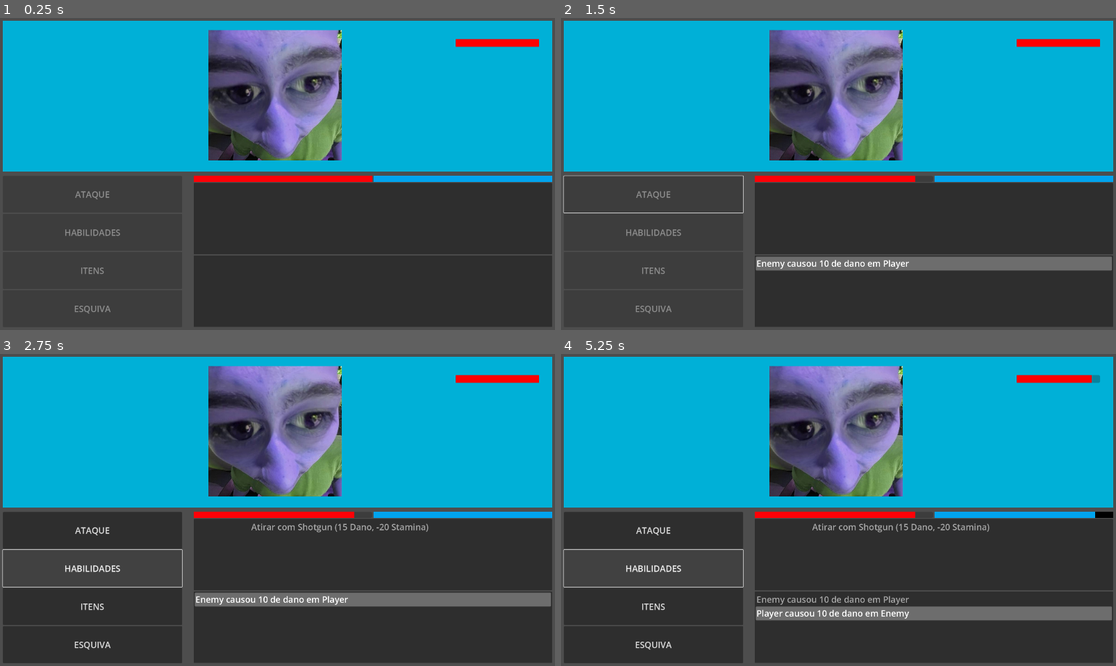
Above: before the commit, frames 1-4 (two rows, left to right).
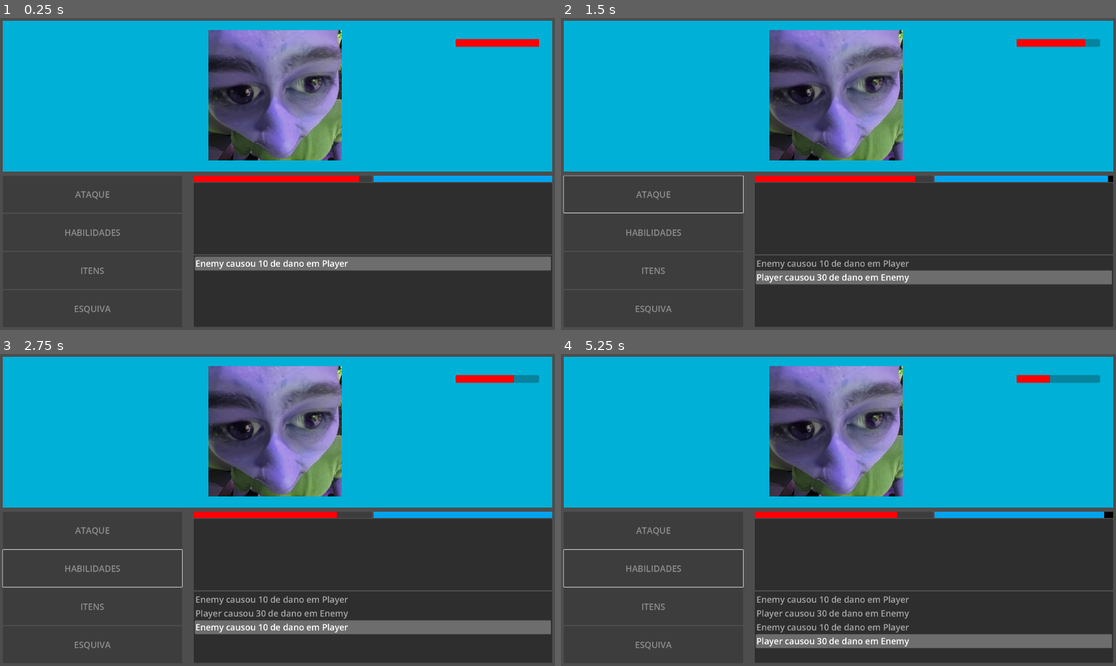
Above: after the commit, the same moments.

Repository: victor-inacio/Prototype-Macro-02
Game: Godot game, scene res://UI.tscn
Same seed, same stepped clock (60 frames per second), same inputs: the game is played once before the commit and once after it.
Inputs (mouse positions are in pixels of both pictures, inside the frame that each line leads up to):
- Up to frame 1 (0.25 s): no input
- Up to frame 2 (1.5 s): tap Enter at 0.5 s; move the mouse to (960, 158) at 0.52 s; click (655, 195) at 1.25 s, where only the run after the commit has a clickable "ATAQUE"
- Up to frame 3 (2.75 s): click (94, 569) at 2 s, where only the run before the commit has a clickable "HABILIDADES"
- Up to frame 4 (5.25 s): click (655, 606) at 2.75 s, where only the run before the commit has a clickable "ITENS"; click "ESQUIVA" at 3.5 s; click "ATAQUE" at 4.25 s; click (655, 569) at 5 s, where only the run before the commit has a clickable "HABILIDADES"

The runs differ from the first frame. In frame 1, 2.9% of the frame differs, in the area x 35-100%, y 50-81%; in frame 2, 5.7%; in frame 3, 6.7%; in frame 4, 6.8%, in the area x 11-100%, y 6-95%.

Commit message:
update

Diff:
--- a/Character.gd
+++ b/Character.gd
@@ -5,7 +5,8 @@
 var stamina: int = 100:
 	set(val):
 		if (val > stamina):
-			on_action.emit("%s recuperou %d de stamina" % [name, val - life])
+			pass
+			#on_action.emit("%s recuperou %d de stamina" % [name, val - life])
 		stamina = val
 		if (val > 100):
 			stamina = 100
--- a/FightManager.gd
+++ b/FightManager.gd
@@ -9,13 +9,11 @@
 signal fighter_changed
 signal toggle_turned
 
-
 @export
 var player: Player
 
 @export
 var enemy: Enemy
-
 
 var current_fighter: Character:
 	set(val):
@@ -28,17 +26,22 @@
 	current_fighter = curr_fighter
 
 func _handle_fighter_changed(val: Character):
-
 	if (val is Player):
 		pass
 	else:
-		await get_tree().create_timer(1).timeout
 		enemy.play(player)
 
 
 func _toggle_turn():
 
 	var last_fighter = current_fighter
+
+	if (last_fighter.life <= 0):
+		if (last_fighter is Player):
+			get_tree().change_scene_to_file("res://lose.tscn")
+		else:
+			get_tree().change_scene_to_file("res://won.tscn")
+
 
 	if (current_fighter is Player):
 		current_fighter = enemy
@@ -48,12 +51,14 @@
 
 func _handle_character_play(character: Character):
 	await get_tree().create_timer(1).timeout
+
+	if (character is Player):
+		character.stamina += 5
+
 	_toggle_turn()
-
 
 func _on_player_played(player: Player):
 	_handle_character_play(player)
 
-
 func _on_enemy_played(enemy: Enemy):
 	_handle_character_play(enemy)
--- a/Player.gd
+++ b/Player.gd
@@ -21,12 +21,12 @@
 			if (stamina - stamina_to_use <= 0):
 				not_enough_stamina.emit()
 				return
-			var damage = 10
+			var damage = 30
 			if (buffed > 0):
 				damage += 10
 				buffed -= 1
 			enemy.take_damage(self, damage)
-			stamina -= 10
+			stamina -= 5
 		Mode.ITEM:
 			match (what):
 				"Monster (+10 Stamina)":
--- a/UI.tscn
+++ b/UI.tscn
@@ -156,6 +156,7 @@
 
 [node name="Texter" type="ItemList" parent="MarginContainer/VBoxContainer/HBoxContainer2/VBoxContainer/VBoxContainer"]
 custom_minimum_size = Vector2(2.08165e-12, 2.08165e-12)
+layout_direction = 2
 layout_mode = 2
 size_flags_vertical = 3
 theme_override_font_sizes/font_size = 30
--- a/UIManager.gd
+++ b/UIManager.gd
@@ -196,11 +196,7 @@
 func _on_player_on_action(action: String):
 	_add_to_texter(action)
 	_disable_all()
-	await get_tree().create_timer(0.5).timeout
-	_enable_all()
 
 func _on_enemy_on_action(action: String):
 	_add_to_texter(action)
 	_disable_all()
-	await get_tree().create_timer(0.5).timeout
-	_enable_all()
--- /dev/null
+++ b/lose.tscn
@@ -0,0 +1,23 @@
+[gd_scene format=3 uid="uid://ch8tdg3i88jwx"]
+
+[node name="Control" type="Control"]
+layout_mode = 3
+anchors_preset = 15
+anchor_right = 1.0
+anchor_bottom = 1.0
+grow_horizontal = 2
+grow_vertical = 2
+
+[node name="CenterContainer" type="CenterContainer" parent="."]
+layout_mode = 1
+anchors_preset = 15
+anchor_right = 1.0
+anchor_bottom = 1.0
+grow_horizontal = 2
+grow_vertical = 2
+
+[node name="Label" type="Label" parent="CenterContainer"]
+layout_mode = 2
+theme_override_font_sizes/font_size = 181
+text = "Você perdeu =("
+uppercase = true
--- /dev/null
+++ b/won.tscn
@@ -0,0 +1,23 @@
+[gd_scene format=3 uid="uid://dttmjg6n1jaer"]
+
+[node name="Control" type="Control"]
+layout_mode = 3
+anchors_preset = 15
+anchor_right = 1.0
+anchor_bottom = 1.0
+grow_horizontal = 2
+grow_vertical = 2
+
+[node name="CenterContainer" type="CenterContainer" parent="."]
+layout_mode = 1
+anchors_preset = 15
+anchor_right = 1.0
+anchor_bottom = 1.0
+grow_horizontal = 2
+grow_vertical = 2
+
+[node name="Label" type="Label" parent="CenterContainer"]
+layout_mode = 2
+theme_override_font_sizes/font_size = 181
+text = "Você ganhou!"
+uppercase = true
